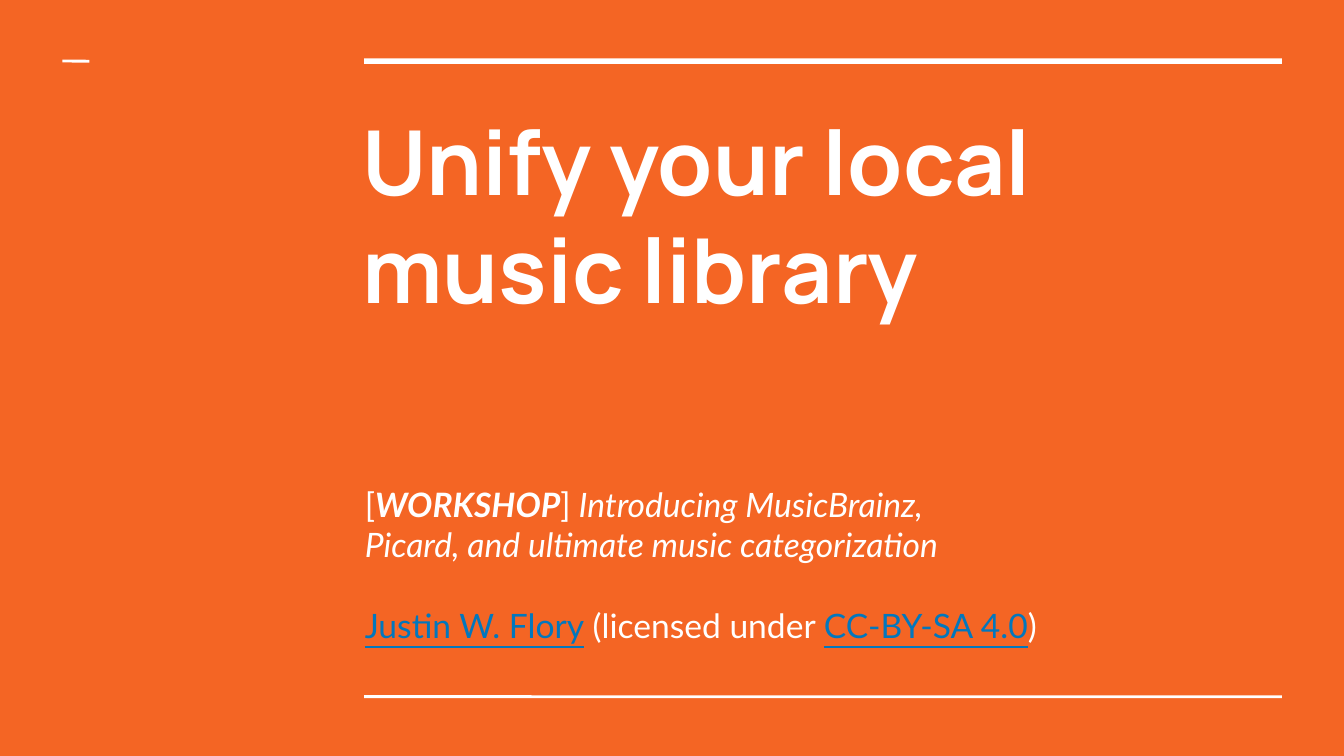
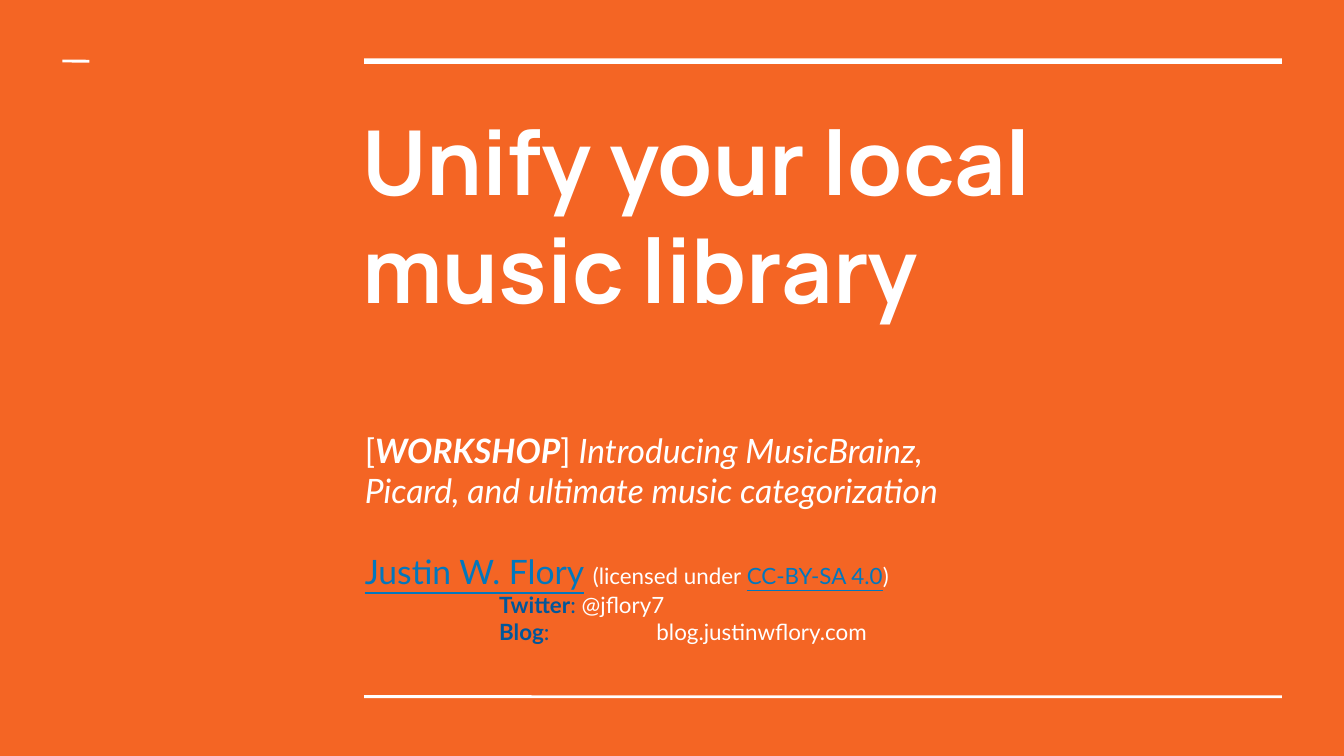
Before and after one commit to jflory7/presentations, a slide deck: slide 1 of 2017/musicbrainz-picard-workshop/musicbrainz-picard-workshop-presentation.odp. Drawn at 1344x756 pixels with LibreOffice and Linux fonts; fonts in the diff are those of the drawing. Boxes give left, top, right and bottom in pixels: in the first picture for what was removed or moved away, otherwise in the second. Text is boxed around its words. In the diff, an @@ line names an element or a change of style, - is before the commit and + after.

```diff
--- a/2017/musicbrainz-picard-workshop/musicbrainz-picard-workshop-presentation.odp
+++ b/2017/musicbrainz-picard-workshop/musicbrainz-picard-workshop-presentation.odp
@@ subtitle at (365,559,888,590): size 18 to 12 pt in "(licensed under CC-BY-SA 4.0)" @@
@@ subtitle at (499,593,866,644): paragraphs added @@
+Twitter: @jflory7
+Blog: blog.justinwflory.com
```
Also in this commit, not shown: 1 other slide changed, 1 slide added, 1 other file.
